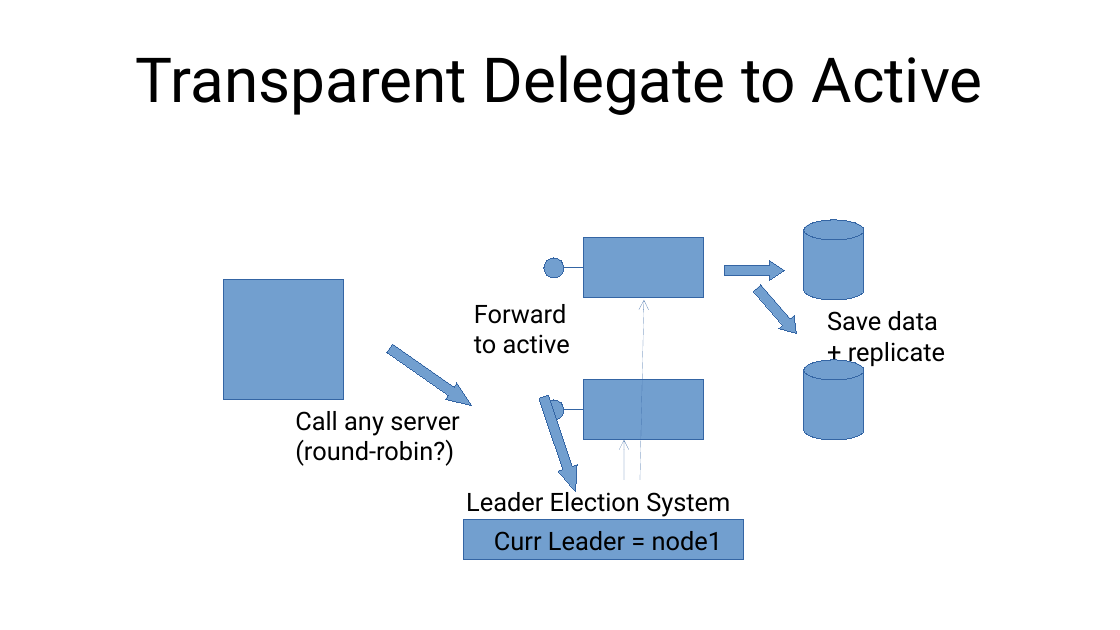
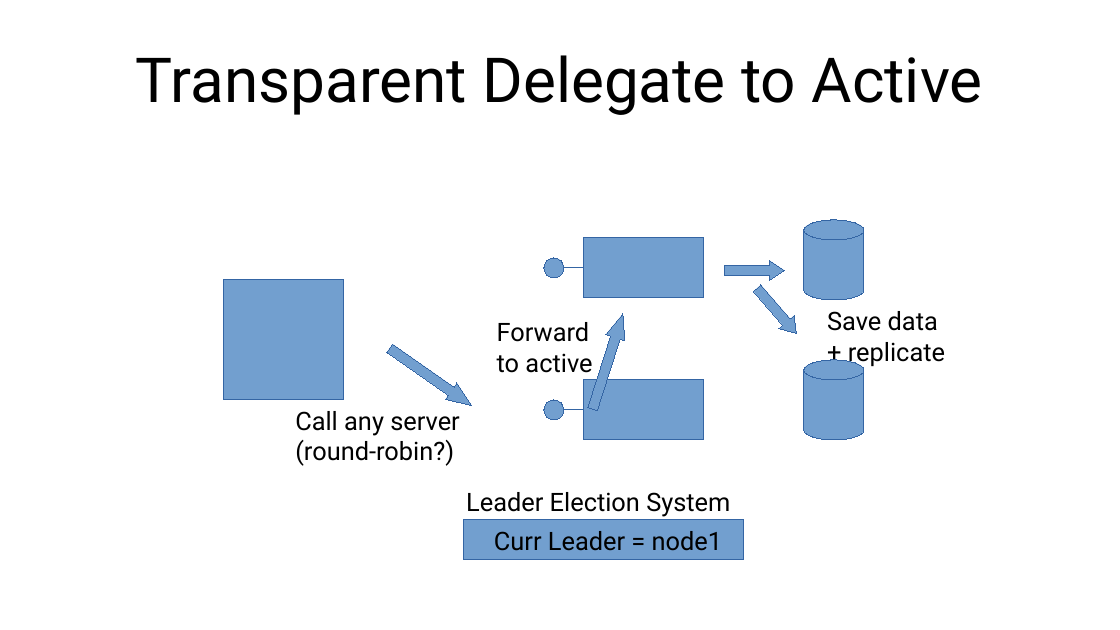
Before and after one commit to Arnaud-Nauwynck/presentations, a slide deck: slide 36 of pres-bigdata/3-failure-and-resiliency-pinciples-distributed-computing.pptx. Drawn at 1120x630 pixels with LibreOffice and Linux fonts; fonts in the diff are those of the drawing. Boxes give left, top, right and bottom in pixels: in the first picture for what was removed or moved away, otherwise in the second. Text is boxed around its words. In the diff, an @@ line names an element or a change of style, - is before the commit and + after.

```diff
--- a/pres-bigdata/3-failure-and-resiliency-pinciples-distributed-computing.pptx
+++ b/pres-bigdata/3-failure-and-resiliency-pinciples-distributed-computing.pptx
@@ text "Forward to active": place and size @@
-text "Forward to active" at <box>474,304,570,354</box>
+text "Forward to active" at <box>497,322,592,373</box>
@@ freeform shape at <box>583,311,633,412</box>: rotation 71 to 287 degrees; outline redrawn @@
@@ arrow removed from (640, 480) to (644, 300) @@
@@ arrow removed from (624, 480) to (624, 440) @@
```
Also in this commit, not shown: 11 other slides changed, 13 other files.
